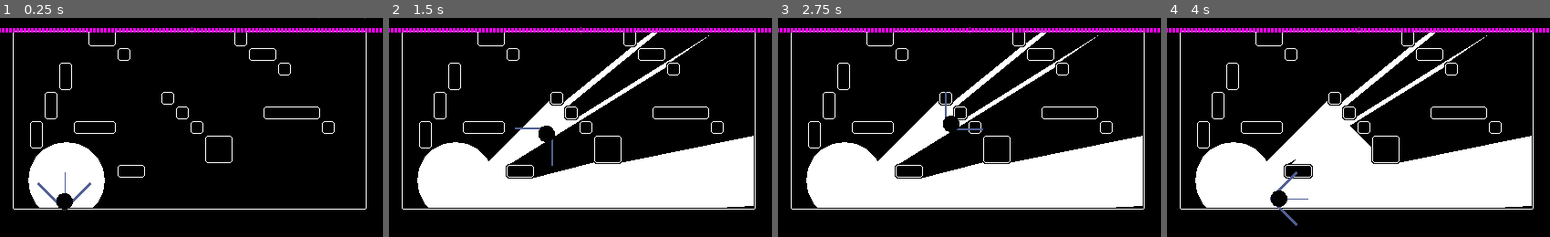
Above: before the commit, frames 1-4 (left to right).
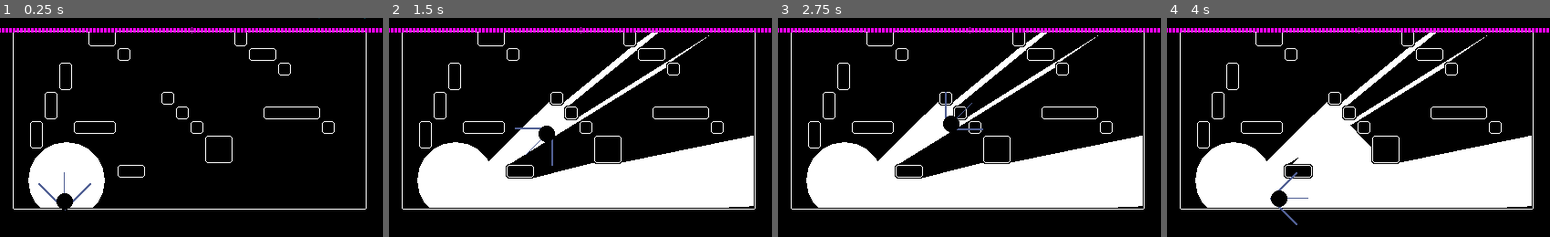
Above: after the commit, the same moments.

Repository: KingOfSpadesJFK/bhleg
Game: Godot game, scene res://levels/test_level.tscn
Same seed, same stepped clock (60 frames per second), same inputs: the game is played once before the commit and once after it.
Inputs (mouse positions are in pixels of both pictures, inside the frame that each line leads up to):
- Up to frame 1 (0.25 s): no input
- Up to frame 2 (1.5 s): tap Enter at 0.5 s; move the mouse to (664, 116) at 0.52 s; press the mouse at (664, 116) at 0.53 s; hold D (player_right) 0.53-1.25 s; tap Space (player_jump) at 0.77 s; release the mouse at (664, 116) at 1.25 s; drag from (503, 138) to (561, 171) at 1.27 s
- Up to frame 3 (2.75 s): tap Space (player_jump) at 2 s; move the mouse to (1007, 79) at 2.02 s; press the mouse at (1007, 79) at 2.03 s; hold D (player_right) from 2.03 s (still down)
- Up to frame 4 (4 s): release D (player_right) at 2.75 s; release the mouse at (1396, 79) at 2.75 s; tap Enter at 2.75 s; drag from (1339, 171) to (1243, 94) at 2.77 s; move the mouse to (1473, 160) at 3.52 s; press the mouse at (1473, 160) at 3.53 s; hold A (player_left) from 3.53 s (still down); tap Space (player_jump) at 3.77 s

The runs differ from the first frame. In frame 1, 0.1% of the frame differs, in the area x 7-28%, y 57-88%; in frame 2, 0.2%; in frame 3, 0.2%; in frame 4, 0.3%, in the area x 7-95%, y 6-95%.

Commit message:
split shiny and outline shaders

Diff:
--- a/project.godot
+++ b/project.godot
@@ -70,4 +70,3 @@
 renderer/rendering_method="gl_compatibility"
 renderer/rendering_method.mobile="gl_compatibility"
 2d/snap/snap_2d_transforms_to_pixel=true
-2d/snap/snap_2d_vertices_to_pixel=true
--- a/scenes/objects/key.tscn
+++ b/scenes/objects/key.tscn
@@ -1,12 +1,12 @@
 [gd_scene load_steps=14 format=3 uid="uid://ckcyg1axbshy1"]
 
 [ext_resource type="Script" path="res://scenes/objects/key.gd" id="1_60yud"]
-[ext_resource type="Shader" path="res://shaders/key.gdshader" id="1_dc2b8"]
 [ext_resource type="Texture2D" uid="uid://c35jucfvqwq6b" path="res://assets/circle.png" id="2_0hffx"]
+[ext_resource type="Shader" path="res://shaders/shiny_outline.gdshader" id="2_7haop"]
 [ext_resource type="Script" path="res://scripts/collectible.gd" id="3_psnef"]
 
 [sub_resource type="ShaderMaterial" id="ShaderMaterial_yaeyj"]
-shader = ExtResource("1_dc2b8")
+shader = ExtResource("2_7haop")
 shader_parameter/color = Color(0, 0, 0, 1)
 shader_parameter/width = 1.0
 shader_parameter/pattern = 0
--- a/scenes/objects/keyhole.tscn
+++ b/scenes/objects/keyhole.tscn
@@ -1,11 +1,15 @@
-[gd_scene load_steps=6 format=3 uid="uid://pwsqdsynruyl"]
+[gd_scene load_steps=8 format=3 uid="uid://pwsqdsynruyl"]
 
 [ext_resource type="Script" path="res://scenes/objects/keyhole.gd" id="1_y0lcp"]
 [ext_resource type="Texture2D" uid="uid://gelb6iwmiqqt" path="res://assets/keyhole_small.png" id="2_n7rca"]
+[ext_resource type="Shader" path="res://shaders/shiny.gdshader" id="2_pno74"]
 [ext_resource type="Texture2D" uid="uid://ov7vtssppitc" path="res://assets/keyhole_big.png" id="3_lks4k"]
 
 [sub_resource type="CircleShape2D" id="CircleShape2D_1xuqc"]
 radius = 16.0
+
+[sub_resource type="ShaderMaterial" id="ShaderMaterial_8qm7l"]
+shader = ExtResource("2_pno74")
 
 [sub_resource type="SpriteFrames" id="SpriteFrames_fhqq3"]
 animations = [{
@@ -37,6 +41,7 @@
 shape = SubResource("CircleShape2D_1xuqc")
 
 [node name="AnimatedSprite2D" type="AnimatedSprite2D" parent="."]
+material = SubResource("ShaderMaterial_8qm7l")
 sprite_frames = SubResource("SpriteFrames_fhqq3")
 animation = &"closed"
 
--- /dev/null
+++ b/shaders/outline.gdshader
@@ -0,0 +1,79 @@
+shader_type canvas_item;
+
+uniform sampler2D screen_texture : hint_screen_texture, repeat_disable, filter_nearest;
+
+uniform vec4 color : source_color = vec4(1.0);
+uniform float width : hint_range(0, 10) = 1.0;
+uniform int pattern : hint_range(0, 2) = 0; // diamond, circle, square
+uniform bool inside = false;
+uniform bool add_margins = true; // only useful when inside is false
+
+void vertex() {
+	if (add_margins) {
+		VERTEX += (UV * 2.0 - 1.0) * width;
+	}
+}
+
+bool hasContraryNeighbour(vec2 uv, vec2 texture_pixel_size, sampler2D texture) {
+	for (float i = -ceil(width); i <= ceil(width); i++) {
+		float x = abs(i) > width ? width * sign(i) : i;
+		float offset;
+
+		if (pattern == 0) {
+			offset = width - abs(x);
+		} else if (pattern == 1) {
+			offset = floor(sqrt(pow(width + 0.5, 2) - x * x));
+		} else if (pattern == 2) {
+			offset = width;
+		}
+
+		for (float j = -ceil(offset); j <= ceil(offset); j++) {
+			float y = abs(j) > offset ? offset * sign(j) : j;
+			vec2 xy = uv + texture_pixel_size * vec2(x, y);
+
+			if ((xy != clamp(xy, vec2(0.0), vec2(1.0)) || texture(texture, xy).a == 0.0) == inside) {
+				return true;
+			}
+		}
+	}
+
+	return false;
+}
+
+float hard_step(float f) {
+	f = round(f*16.0) / 16.0;
+	return f;
+}
+
+void fragment() {
+	vec2 uv = SCREEN_UV;
+
+    vec4 base_color = vec4(0.15);
+
+   	if (base_color.a > 0.0001) {
+        base_color.rgb /= base_color.a;
+    }
+
+	vec4 base_color2 = base_color;
+
+	if (add_margins) {
+		vec2 texture_pixel_size = vec2(1.0) / (vec2(1.0) / SCREEN_PIXEL_SIZE + vec2(width * 2.0));
+
+		uv = (uv - texture_pixel_size * width) * SCREEN_PIXEL_SIZE / texture_pixel_size;
+
+		if (uv != clamp(uv, vec2(0.0), vec2(1.0))) {
+			base_color.a = 0.0;
+		} else {
+			base_color = textureLod(screen_texture, uv, 0.0);
+		}
+	} else {
+		base_color = textureLod(screen_texture, uv, 0.0);
+	}
+
+	if ((base_color.a > 0.0) == inside && hasContraryNeighbour(uv, SCREEN_PIXEL_SIZE, screen_texture)) {
+		base_color.rgb = inside ? mix(base_color.rgb, color.rgb, color.a) : color.rgb;
+		base_color.a += (1.0 - base_color.a) * color.a;
+	}
+
+	COLOR = base_color;
+}
--- /dev/null
+++ b/shaders/shiny.gdshader
@@ -0,0 +1,15 @@
+shader_type canvas_item;
+
+float hard_step(float f) {
+	f = round(f*16.0) / 16.0;
+	return f;
+}
+
+void fragment() {
+	vec2 uv = SCREEN_UV;
+	float off = 0.875;
+	float factor = 0.25;
+	vec2 pp = SCREEN_UV / SCREEN_PIXEL_SIZE / 8.0f;
+	float t = TIME + (pp.x + round(pp.y*2.0)/2.0) * 1.0;
+	COLOR *= vec4(hard_step((sin(t)*factor)+off), hard_step((sin(t+PI/3.0)*factor)+off), hard_step((sin(t+2.0*PI/3.0)*factor)+off), COLOR.a);
+}
Renamed: shaders/key.gdshader -> shaders/shiny_outline.gdshader
